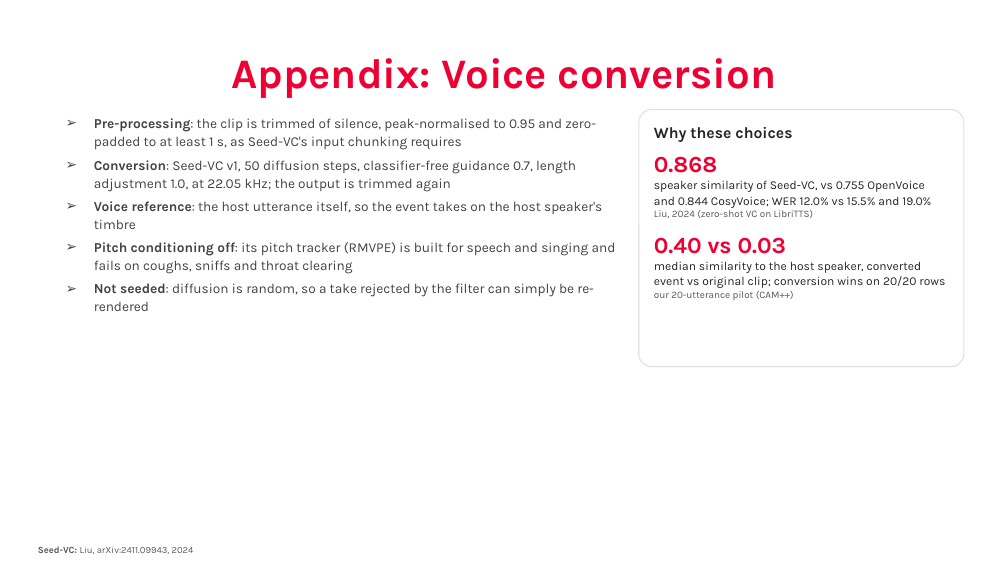
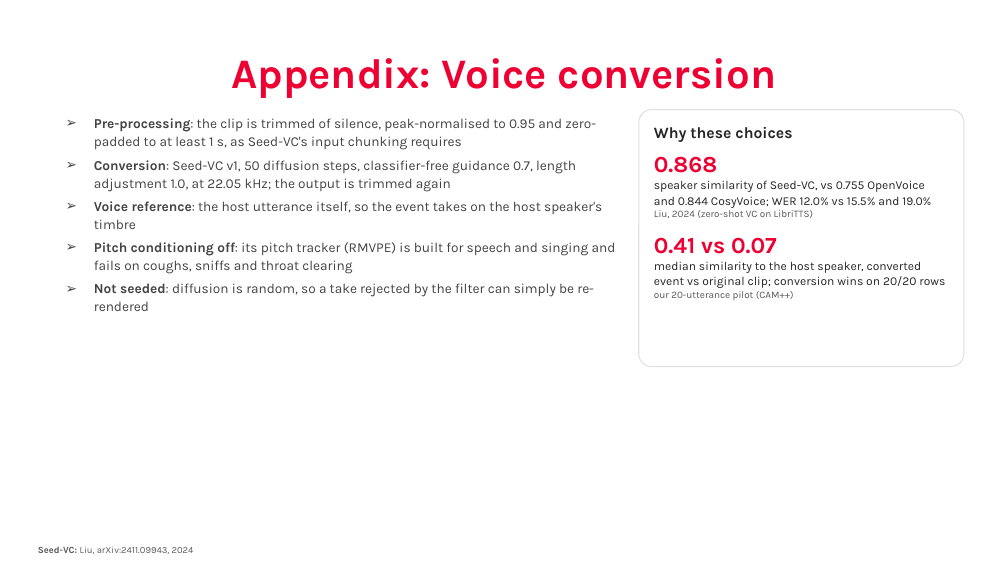
Before and after one commit to nhakanasi/VDT_GD2, a slide deck: slide 36 of Method.pptx (slide 32 before the commit). Drawn at 1008x567 pixels with LibreOffice and Linux fonts; fonts in the diff are those of the drawing; background and template pictures are left out. Boxes give left, top, right and bottom in pixels: in the first picture for what was removed or moved away, otherwise in the second. Text is boxed around its words. In the diff, an @@ line names an element or a change of style, - is before the commit and + after.

```diff
--- a/Method.pptx
+++ b/Method.pptx
@@ text in rounded rectangle at box(654, 237, 777, 254): text changed @@
-0.40 vs 0.03
+0.41 vs 0.07
```
Also in this commit, not shown: 2 other slides changed, 8 slides added, 3 other files.
